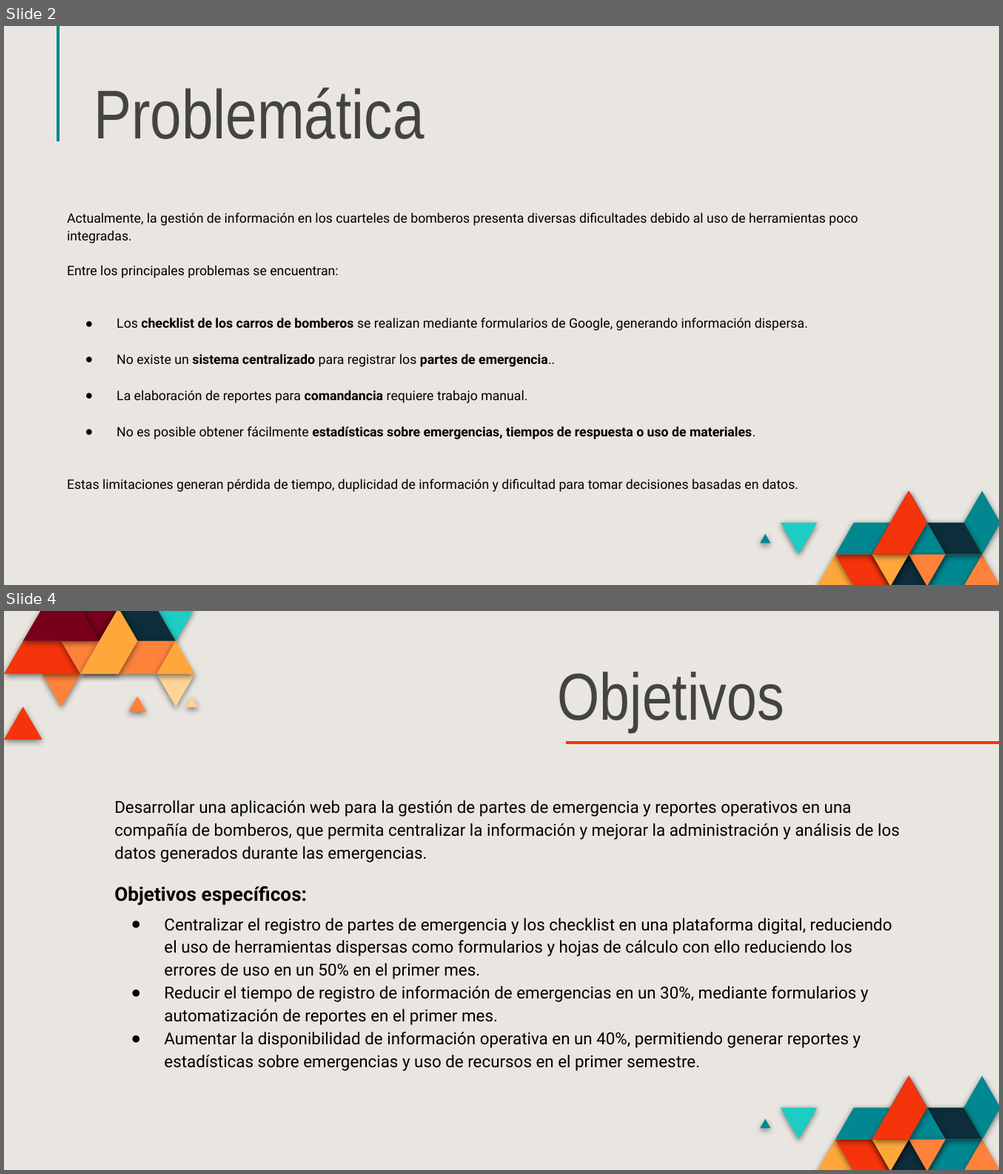
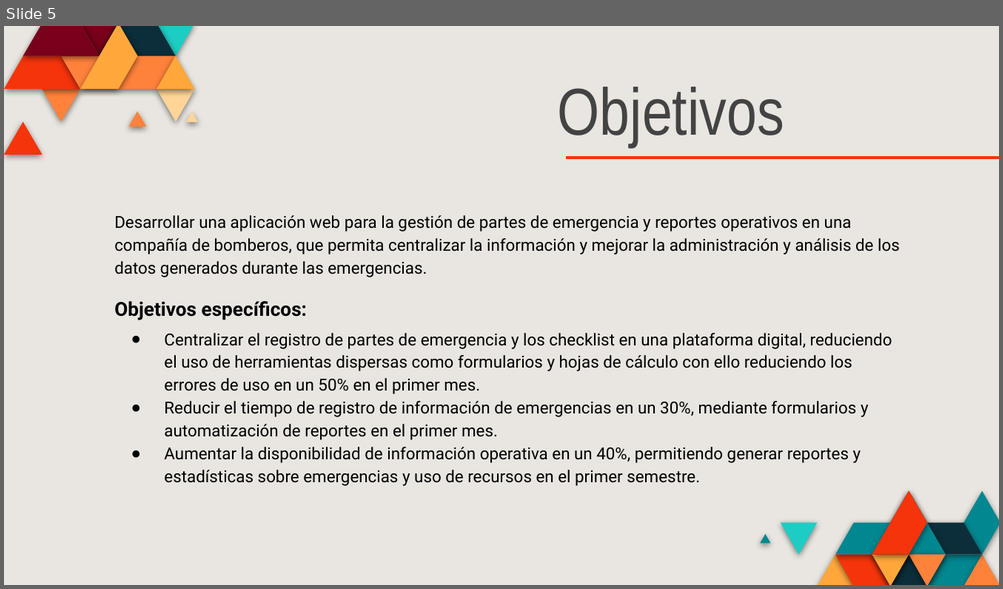
Before and after one commit to DiegoDLS-web/SIDEP, a slide deck: Fase 2/Evidencias Grupales/Presentación.pptx. Shown one above the other, each under a label of ours: slides 2 and 4 before the commit, slide 5 after it; the slides between them are not shown. The pictures are 1003x1174 and 1003x589 pixels, drawn with LibreOffice and Linux fonts; fonts in the diff are those of the drawing. Boxes give left, top, right and bottom in pixels: in the first picture for what was removed or moved away, otherwise in the second. Text is boxed around its words. In the diff, an @@ line names an element or a change of style, - is before the commit and + after.

```diff
--- a/Fase 2/Evidencias Grupales/Presentación.pptx
+++ b/Fase 2/Evidencias Grupales/Presentación.pptx
@@ slide 2 removed at (x1=4, y1=26, x2=999, y2=585), background #E9E6E1; not listed: 19 template elements that a slide beside it also shows @@
@@ line removed from (58, 26) to (58, 141) @@
@@ title removed at (x1=94, y1=87, x2=424, y2=139) @@
-Problemática
@@ subtitle removed at (x1=67, y1=212, x2=857, y2=492) @@
-Actualmente, la gestión de información en los cuarteles de bomberos presenta diversas dificultades debido al uso de herramientas poco integradas.
-Entre los principales problemas se encuentran:
-● Los checklist de los carros de bomberos se realizan mediante formularios de Google, generando información dispersa.
-● No existe un sistema centralizado para registrar los partes de emergencia..
-● La elaboración de reportes para comandancia requiere trabajo manual.
-● No es posible obtener fácilmente estadísticas sobre emergencias, tiempos de respuesta o uso de materiales.
-Estas limitaciones generan pérdida de tiempo, duplicidad de información y dificultad para tomar decisiones basadas en datos.
@@ what was slide 4 is now slide 5 @@
```
Also in this commit, not shown: 4 slides changed, 5 slides added, 6 other slides removed, 2 other files.
